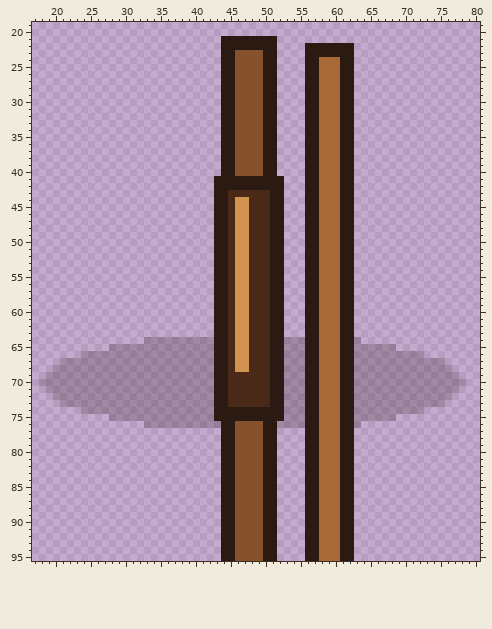
Edited in one commit: pixel-art file (assets/source/aseprite/objects/placeables_96/fence_end-down_96.aseprite). Above is the file before it was changed.
96x96 pixels, 1 frame. Shown: x 17..80, y 19..95.
And afterwards:
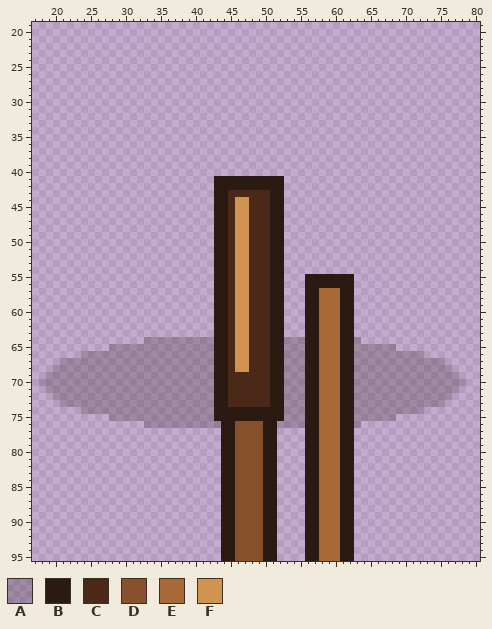
Palette (. is transparent): A #1b120d37  B #2b1a11  C #4a2918  D #87512c  E #a86837  F #d09350
Change:
y 21: x 44..51 BBBBBBBB -> ........
y 22: x 44..51 BBBBBBBB -> ........; x 56..62 BBBBBBB -> .......
y 23: x 44..51 BBDDDDBB -> ........; x 56..62 BBBBBBB -> .......
y 24..40: x 44..51 BBDDDDBB -> ........; x 56..62 BBEEEBB -> .......
y 41..54: x 56..62 BBEEEBB -> .......
y 55..56: x 58..60 EEE -> BBB
Pixel boxes of the changes (left, top, right, bottom) in both pictures:
erased: (221, 36, 277, 176)
changed: (305, 43, 354, 288)
